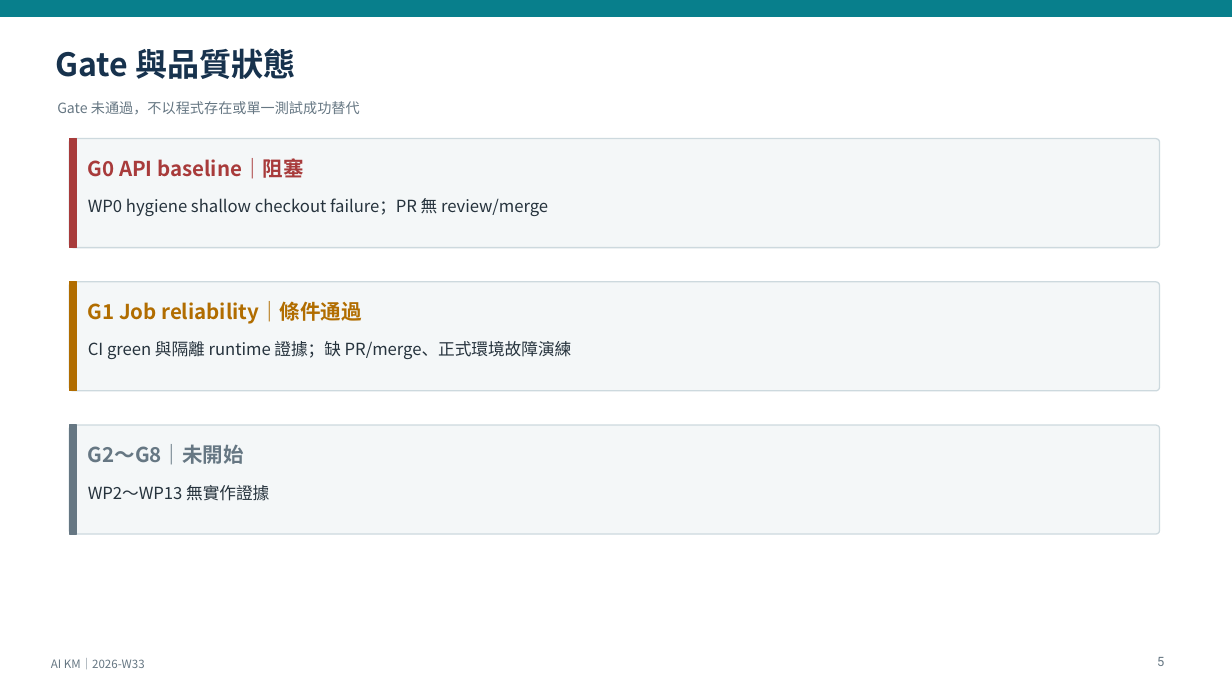
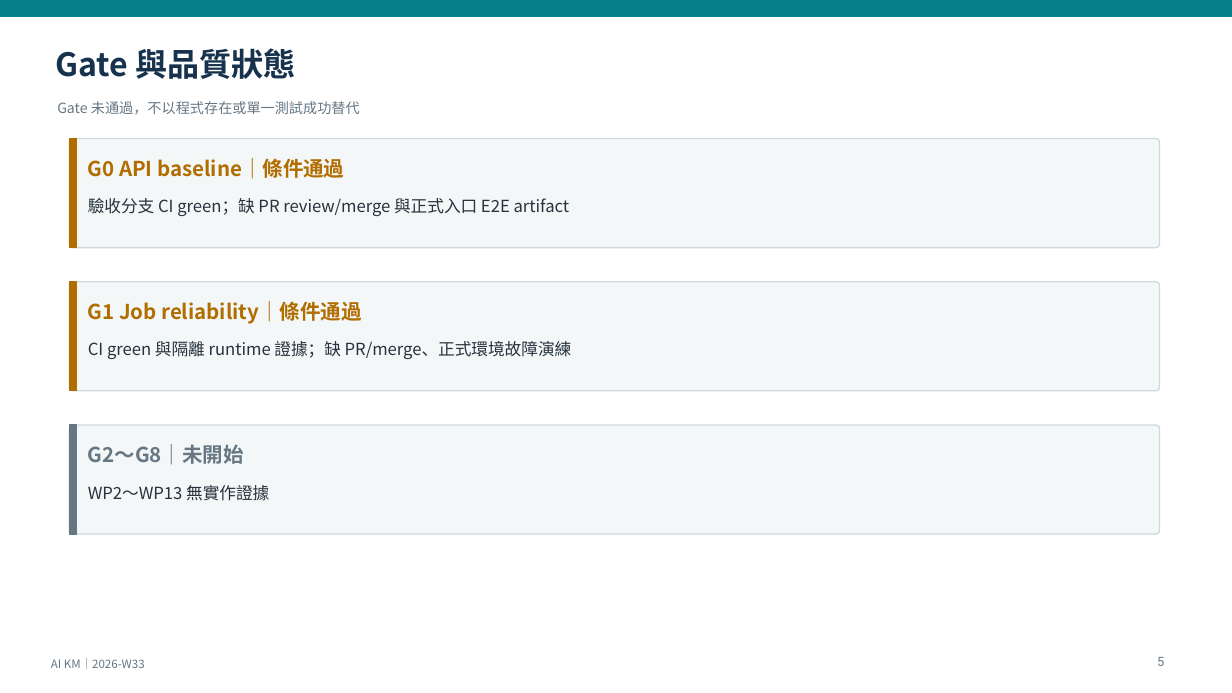
Before and after one commit to kyocarlos/knowledge-base-agent-source, a slide deck: slide 5 of docs/km-modernization/progress/presentations/AI-KM-Weekly-2026-W33.pptx. Drawn at 1232x693 pixels with LibreOffice and Linux fonts; fonts in the diff are those of the drawing. Boxes give left, top, right and bottom in pixels: in the first picture for what was removed or moved away, otherwise in the second. Text is boxed around its words. In the diff, an @@ line names an element or a change of style, - is before the commit and + after.

Commit message:
docs: record green WP0 and WP1 acceptance CI

```diff
--- a/docs/km-modernization/progress/presentations/AI-KM-Weekly-2026-W33.pptx
+++ b/docs/km-modernization/progress/presentations/AI-KM-Weekly-2026-W33.pptx
@@ rectangle at (x1=69, y1=139, x2=77, y2=248): fill #A83B3B to #B16D00; outline #A83B3B 1 pt to #B16D00 1 pt @@
@@ text at (x1=88, y1=158, x2=344, y2=179): text changed; text colour #A83B3B to #B16D00 @@
-G0 API baseline｜阻塞
+G0 API baseline｜條件通過
@@ text at (x1=88, y1=198, x2=570, y2=216): text changed @@
-WP0 hygiene shallow checkout failure；PR 無 review/merge
+驗收分支 CI green；缺 PR review/merge 與正式入口 E2E artifact
```
Also in this commit, not shown: 6 other slides changed, 5 other files.
